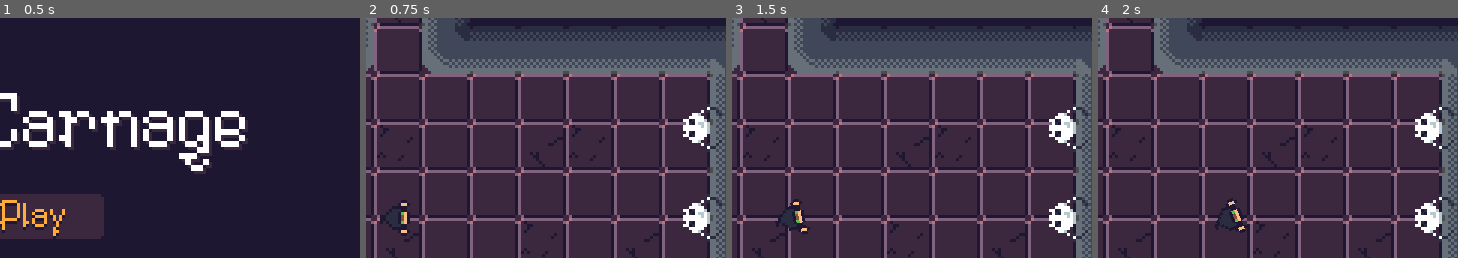
Above: before the commit, frames 1-4 (left to right).
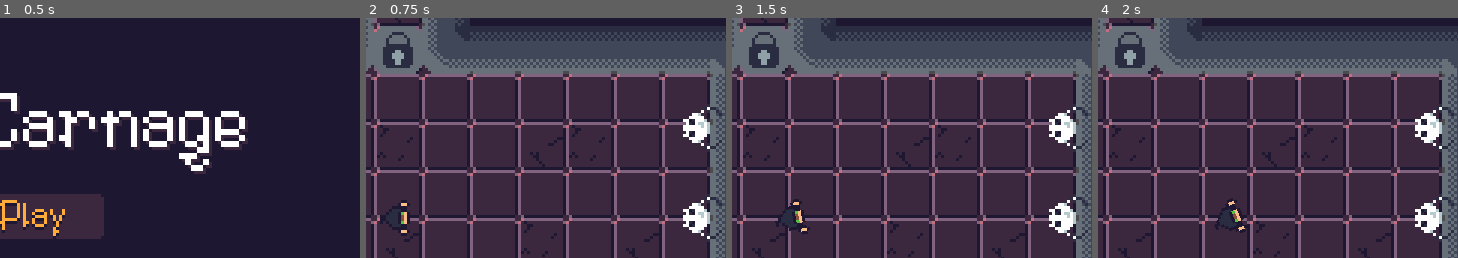
Above: after the commit, the same moments.

Repository: RustyMonky/Cult-Carnage
Game: Godot game, scene res://levels/title/title.tscn
The game is run twice, just before and just after one commit, with the same random seed, the same clock (stepped at 60 frames per second) and the same inputs.
Inputs (mouse positions are % of the whole screen's width and height, from its top left):
- Up to frame 1 (0.5 s): no input
- Up to frame 2 (0.75 s): click (50, 50) at 0.5 s
- Up to frame 3 (1.5 s): move the mouse to (72, 45) at 1.27 s; hold D (player_right) from 1.28 s (still down); hold Space (player_attack) from 1.28 s (still down)
- Up to frame 4 (2 s): keep holding D (player_right); keep holding Space (player_attack)
The pictures show only the part of the screen within x 46-96%, y 8-58%; the shares and areas given below are measured in that part.

Frame 1 is identical in both runs. In frame 2, 1.8% of the frame differs, in the area x 2-16%, y 3-24%; in frame 3, 1.8%; in frame 4, 1.8%.

Commit message:
Adds prison door and new door module scene

Diff:
--- /dev/null
+++ b/entities/props/door.tscn
@@ -0,0 +1,14 @@
+[gd_scene load_steps=3 format=2]
+
+[ext_resource path="res://assets/levels/props/door.png" type="Texture" id=1]
+
+[sub_resource type="RectangleShape2D" id=1]
+extents = Vector2( 8, 8 )
+
+[node name="door" type="StaticBody2D"]
+
+[node name="sprite" type="Sprite" parent="."]
+texture = ExtResource( 1 )
+
+[node name="collider" type="CollisionShape2D" parent="."]
+shape = SubResource( 1 )
--- a/levels/tutorial/tutorial.gd
+++ b/levels/tutorial/tutorial.gd
@@ -1,6 +1,7 @@
 extends "res://levels/main/main.gd"
 
 onready var cultistSpeech = $ui/cultistSpeech
+onready var door = $door
 onready var prisonerSpeech = $ui/prisonerSpeech
 onready var prisonerTextTimer = $prisonerTextTimer
 
@@ -65,7 +66,7 @@
 	else:
 		prisonerSpeech.visible_characters += 1
 
-func _on_door_body_entered(body):
+func _on_entryWay_body_entered(body):
 	if body.is_in_group("enemies"):
 		body.setSpeech("What's going on in here!?")
 
@@ -77,3 +78,5 @@
 func _on_exitArea_body_entered(body):
 	if body.is_in_group("player"):
 		sceneManager.goto_scene("res://levels/main/main.tscn")
+	elif body.is_in_group("enemies"):
+		door.queue_free()
--- a/levels/tutorial/tutorial.tscn
+++ b/levels/tutorial/tutorial.tscn
@@ -6,6 +6,7 @@
 [ext_resource path="res://assets/actors/npc/prisoner/prisoner.png" type="Texture" id=4]
 [ext_resource path="res://assets/actors/npc/prisoner/prisoner-bones.png" type="Texture" id=5]
 [ext_resource path="res://assets/fonts/spectre-varaints/label-8pt.tres" type="DynamicFont" id=6]
+[ext_resource path="res://entities/props/door.tscn" type="PackedScene" id=7]
 
 [sub_resource type="CircleShape2D" id=1]
 radius = 6.10778
@@ -159,10 +160,10 @@
 one_shot = true
 autostart = true
 
-[node name="door" type="Area2D" parent="."]
+[node name="entryWay" type="Area2D" parent="."]
 position = Vector2( 120, 40 )
 
-[node name="doorCollider" type="CollisionShape2D" parent="door"]
+[node name="entryWayCollider" type="CollisionShape2D" parent="entryWay"]
 shape = SubResource( 8 )
 
 [node name="exitArea" type="Area2D" parent="."]
@@ -170,7 +171,10 @@
 [node name="exitCollider" type="CollisionShape2D" parent="exitArea"]
 position = Vector2( 120, 8 )
 shape = SubResource( 9 )
+
+[node name="door" parent="." instance=ExtResource( 7 )]
+position = Vector2( 120, 24 )
 [connection signal="timeout" from="prisonerTextTimer" to="." method="_on_textTimer_timeout"]
 [connection signal="timeout" from="delayTimer" to="." method="_on_delayTimer_timeout"]
-[connection signal="body_entered" from="door" to="." method="_on_door_body_entered"]
+[connection signal="body_entered" from="entryWay" to="." method="_on_entryWay_body_entered"]
 [connection signal="body_entered" from="exitArea" to="." method="_on_exitArea_body_entered"]
Binary file added: assets/levels/props/door.png
Not shown, added: assets/levels/props/door.png.import
Binary file changed: assets/levels/tiles/tiles.png
Not shown: 1 places in levels/tutorial/tutorial.tscn that only renumber resources
